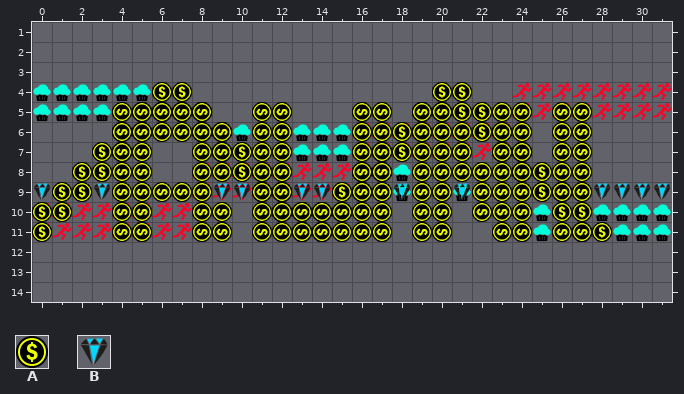
A Tiled map gets an edit: Resources/maps/SpawnManagerMap.tmx. The picture above was drawn from the file before the commit.
Cells are 32x32 px. Shown: x 0..31, y 1..14.
Key: from "tileset": A 0, B 1.
_ is an empty cell.
Layers that did not change in this view are not listed.
Layer "items" before, first column x 0:
 1 ________________________________
 2 ________________________________
 3 ________________________________
 4 ________________________________
 5 ________________________________
 6 ________________________________
 7 ________________________________
 8 ________________________________
 9 BBBBBBBBBBBBBBBBBBBBBBBBBBBBBBBB
10 ________________________________
11 ________________________________
12 ________________________________
13 ________________________________
14 ________________________________
Layer "coins" before, first column x 19:
 5 AAAA_________
 6 A__AA________
 7 ____AA_______
 8 _____AA______
 9 ______AA_____
10 _______AA____
11 ________AA___
12 _____________
13 _____________
14 _____________
Once edited:
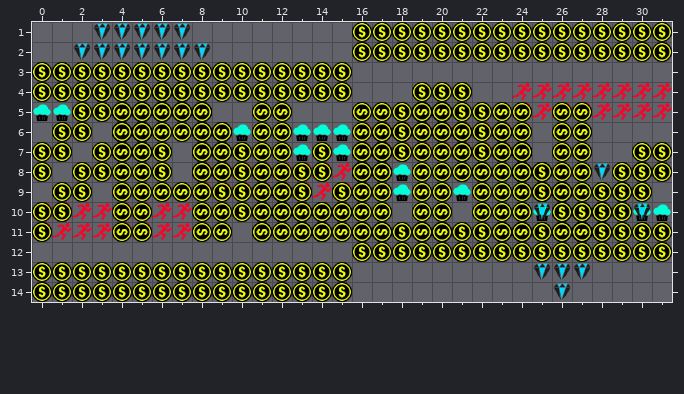
Tiles of an added or newly shown layer are drawn over the layers below it.
From old to new:
{"where": "layer \"items\""}
{"y":1,"x":3,"old":"_____","new":"BBBBB"}
{"y":2,"x":2,"old":"_______","new":"BBBBBBB"}
{"y":3,"x":1,"old":"_________","new":"BBBBBBBBB"}
{"y":4,"x":2,"old":"_______","new":"BBBBBBB"}
{"y":5,"x":3,"old":"__","new":"BB"}
{"y":7,"x":5,"old":"_","new":"B"}
{"y":8,"x":25,"old":"_","new":"B"}
{"y":8,"x":28,"old":"_","new":"B"}
{"y":9,"x":0,"old":"B","new":"_"}
{"y":9,"x":3,"old":"B","new":"_"}
{"y":9,"x":9,"old":"BB","new":"__"}
{"y":9,"x":13,"old":"BB","new":"__"}
{"y":9,"x":18,"old":"B","new":"_"}
{"y":9,"x":21,"old":"B","new":"_"}
{"y":9,"x":30,"old":"BB","new":"__"}
{"y":10,"x":25,"old":"______","new":"BBBBBB"}
{"y":11,"x":23,"old":"_______","new":"BBBBBBB"}
{"y":12,"x":24,"old":"_____","new":"BBBBB"}
{"y":13,"x":25,"old":"___","new":"BBB"}
{"y":14,"x":26,"old":"_","new":"B"}
{"where": "layer \"coinsC\" (added)"}
{"y":1,"x":16,"old":"________________","new":"AAAAAAAAAAAAAAAA"}
{"y":2,"x":16,"old":"________________","new":"AAAAAAAAAAAAAAAA"}
{"y":3,"x":0,"old":"________________","new":"AAAAAAAAAAAAAAAA"}
{"y":4,"x":0,"old":"________________","new":"AAAAAAAAAAAAAAAA"}
{"where": "layer \"coinsB\" (added)"}
{"y":11,"x":16,"old":"________________","new":"AAAAAAAAAAAAAAAA"}
{"y":12,"x":16,"old":"________________","new":"AAAAAAAAAAAAAAAA"}
{"y":13,"x":0,"old":"________________","new":"AAAAAAAAAAAAAAAA"}
{"y":14,"x":0,"old":"________________","new":"AAAAAAAAAAAAAAAA"}
{"where": "layer \"coinsA\" (added)"}
{"y":4,"x":3,"old":"_","new":"A"}
{"y":4,"x":19,"old":"_","new":"A"}
{"y":5,"x":2,"old":"___","new":"AAA"}
{"y":5,"x":18,"old":"_","new":"A"}
{"y":6,"x":1,"old":"__","new":"AA"}
{"y":6,"x":17,"old":"__","new":"AA"}
{"y":6,"x":20,"old":"__","new":"AA"}
{"y":7,"x":0,"old":"__","new":"AA"}
{"y":7,"x":5,"old":"__","new":"AA"}
{"y":7,"x":8,"old":"_","new":"A"}
{"y":7,"x":14,"old":"_","new":"A"}
{"y":7,"x":16,"old":"__","new":"AA"}
{"y":7,"x":21,"old":"__","new":"AA"}
{"y":7,"x":30,"old":"_","new":"A"}
{"y":8,"x":0,"old":"_","new":"A"}
{"y":8,"x":6,"old":"_","new":"A"}
{"y":8,"x":8,"old":"__","new":"AA"}
{"y":8,"x":13,"old":"__","new":"AA"}
{"y":8,"x":22,"old":"_","new":"A"}
{"y":8,"x":25,"old":"_","new":"A"}
{"y":8,"x":29,"old":"__","new":"AA"}
{"y":9,"x":9,"old":"__","new":"AA"}
{"y":9,"x":13,"old":"_","new":"A"}
{"y":9,"x":25,"old":"_","new":"A"}
{"y":9,"x":28,"old":"__","new":"AA"}
{"y":10,"x":10,"old":"__","new":"AA"}
{"y":10,"x":26,"old":"___","new":"AAA"}
{"y":11,"x":11,"old":"_","new":"A"}
{"y":11,"x":27,"old":"_","new":"A"}
{"where": "layer \"coins\""}
{"y":7,"x":31,"old":"_","new":"A"}
{"y":8,"x":30,"old":"__","new":"AA"}
{"y":9,"x":29,"old":"__","new":"AA"}
{"y":10,"x":28,"old":"__","new":"AA"}
{"label":"changed","picture_box":[32,22,672,302]}
